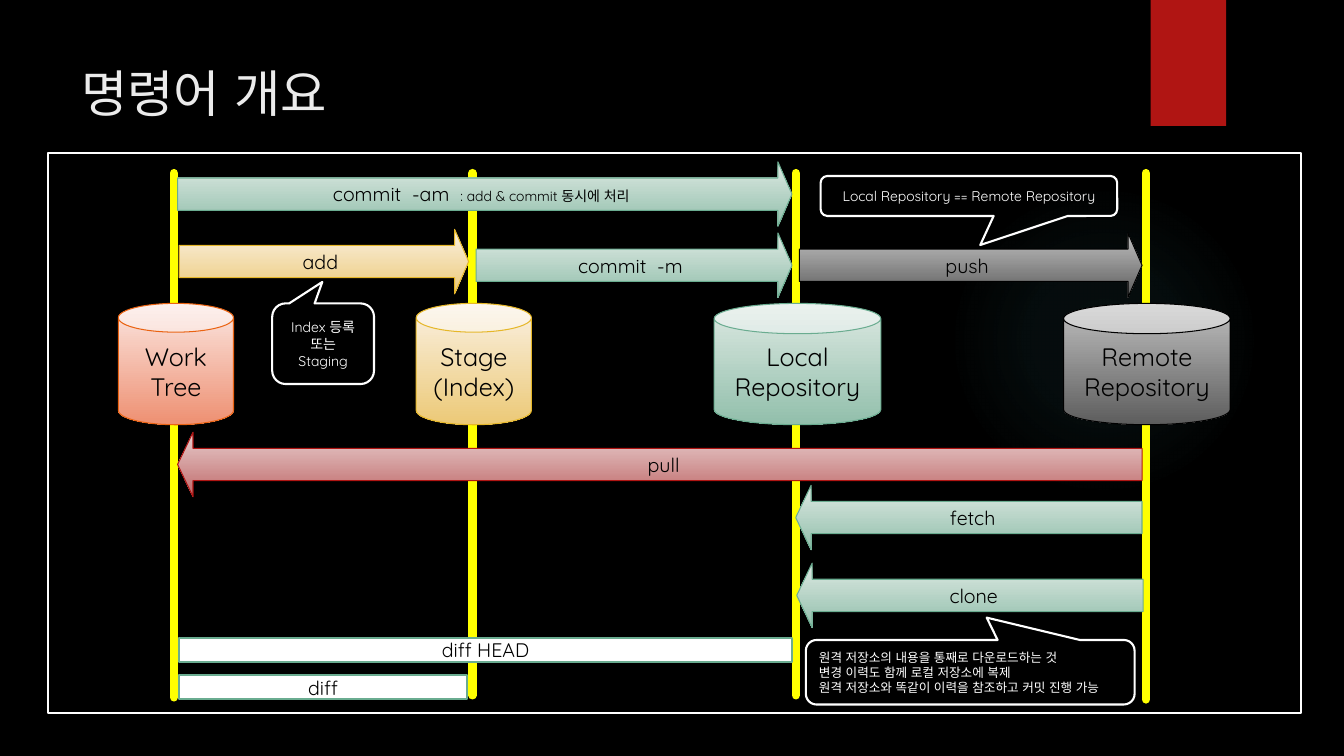
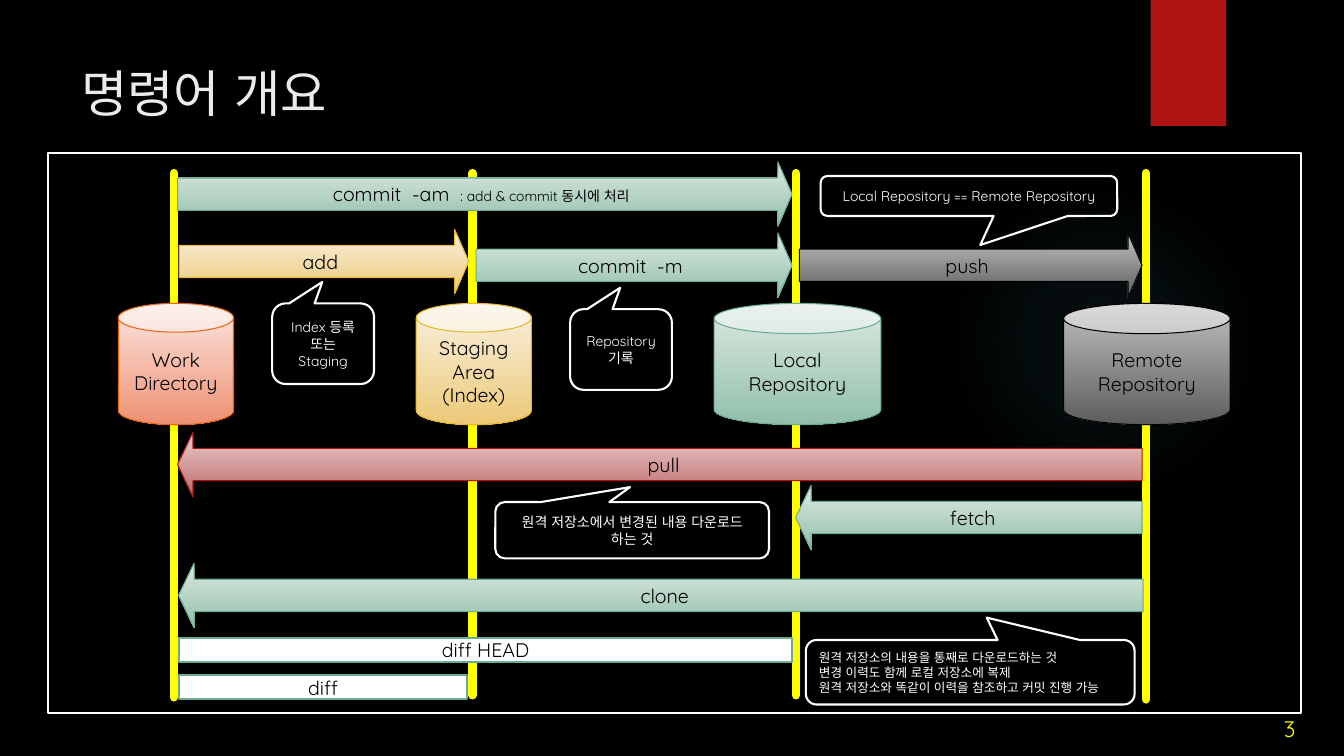
Before and after one commit to iredseal/Learning, a slide deck: slide 3 of Tools/git/SW 형상 관리.pptx. Drawn at 1344x756 pixels with LibreOffice and Linux fonts; fonts in the diff are those of the drawing; background and template pictures are left out. Boxes give left, top, right and bottom in pixels: in the first picture for what was removed or moved away, otherwise in the second. Text is boxed around its words. In the diff, an @@ line names an element or a change of style, - is before the commit and + after.

```diff
--- a/Tools/git/SW 형상 관리.pptx
+++ b/Tools/git/SW 형상 관리.pptx
@@ rounded speech box added at bbox=[571, 310, 673, 390], outline #FFFFFF 1.5 pt, 10 pt, text #FFFFFF @@
+Repository기록
@@ cylinder "Local" at bbox=[715, 303, 881, 424]: size 18 to 14 pt @@
@@ cylinder "Remote" at bbox=[1064, 303, 1230, 424]: size 18 to 14 pt @@
@@ text in cylinder at bbox=[152, 352, 200, 367]: size 18 to 14 pt in "Work" @@
@@ text in cylinder at bbox=[439, 341, 508, 380]: text changed; size 18 to 14 pt @@
-Stage
+Staging Area
@@ text in cylinder at bbox=[134, 376, 217, 394]: text changed; size 18 to 14 pt @@
-Tree
+Directory
@@ text in cylinder at bbox=[442, 387, 505, 406]: size 18 to 14 pt in "(Index)" @@
@@ rounded speech box added at bbox=[495, 502, 769, 559], outline #FFFFFF 1.5 pt, 10 pt, text #FFFFFF @@
+원격 저장소에서 변경된 내용 다운로드 하는 것
@@ left arrow "clone": place and size @@
-left arrow "clone" at bbox=[797, 564, 1143, 628]
+left arrow "clone" at bbox=[178, 564, 1143, 628]
@@ page number added at bbox=[1284, 721, 1296, 738], 16 pt, text #FFFF00 @@
+3
```
Also in this commit, not shown: 25 other slides changed, 1 other file.
